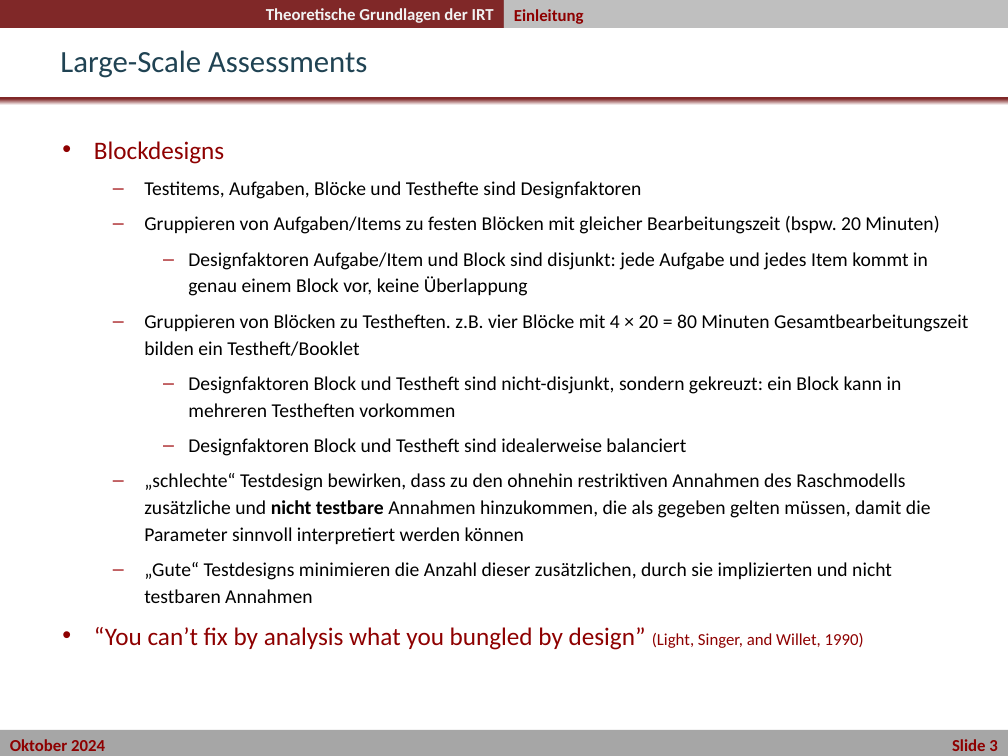
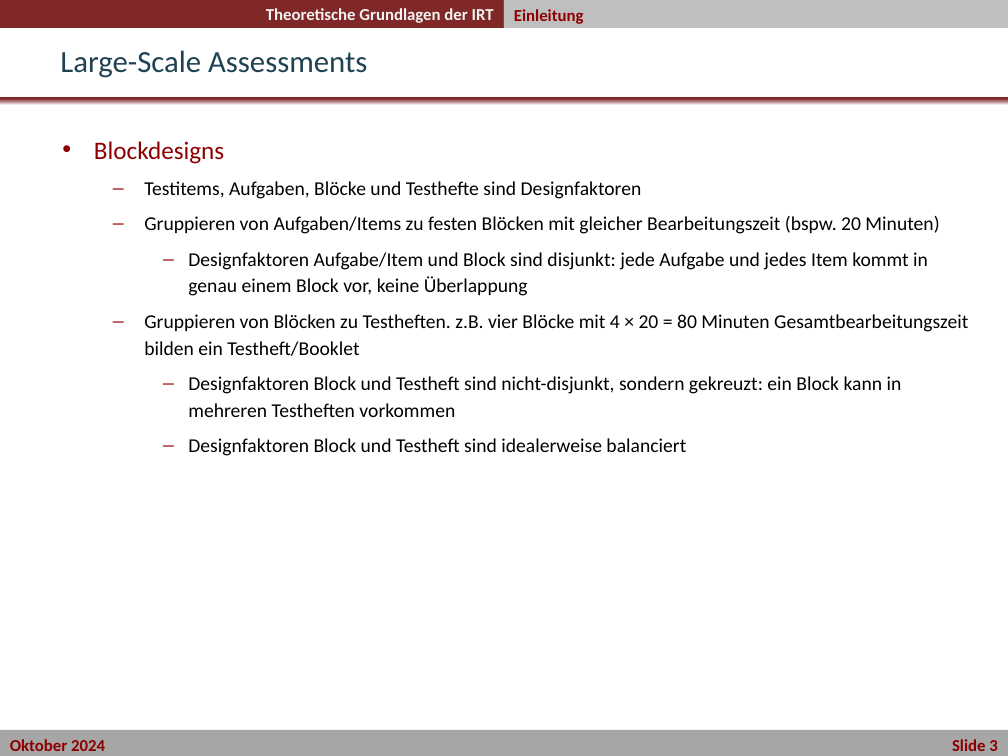
Before and after one commit to nickhaf/IRT_workshop, a slide deck: slide 4 of slides/Tag2_1Vormittag_Nr2_Testdesigns/Testdesigns.pptx. Drawn at 1008x756 pixels with LibreOffice and Linux fonts; fonts in the diff are those of the drawing; background and template pictures are left out. Boxes give left, top, right and bottom in pixels: in the first picture for what was removed or moved away, otherwise in the second. Text is boxed around its words. In the diff, an @@ line names an element or a change of style, - is before the commit and + after.

Commit message:
add data examples for test designs

```diff
--- a/slides/Tag2_1Vormittag_Nr2_Testdesigns/Testdesigns.pptx
+++ b/slides/Tag2_1Vormittag_Nr2_Testdesigns/Testdesigns.pptx
@@ text at [94,473,931,650]: paragraphs removed @@
-  – „schlechte“ Testdesign bewirken, dass zu den ohnehin restriktiven Annahmen des Raschmodells zusätzliche und nicht testbare Annahmen hinzukommen, die als gegeben gelten müssen, damit die Parameter sinnvoll interpretiert werden können
-  – „Gute“ Testdesigns minimieren die Anzahl dieser zusätzlichen, durch sie implizierten und nicht testbaren Annahmen
-• “You can’t fix by analysis what you bungled by design” (Light, Singer, and Willet, 1990)
```
Also in this commit, not shown: 2 other files.
